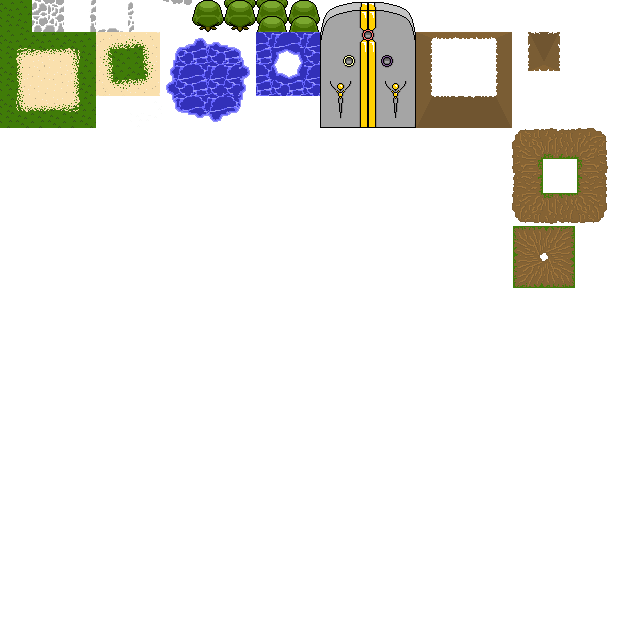
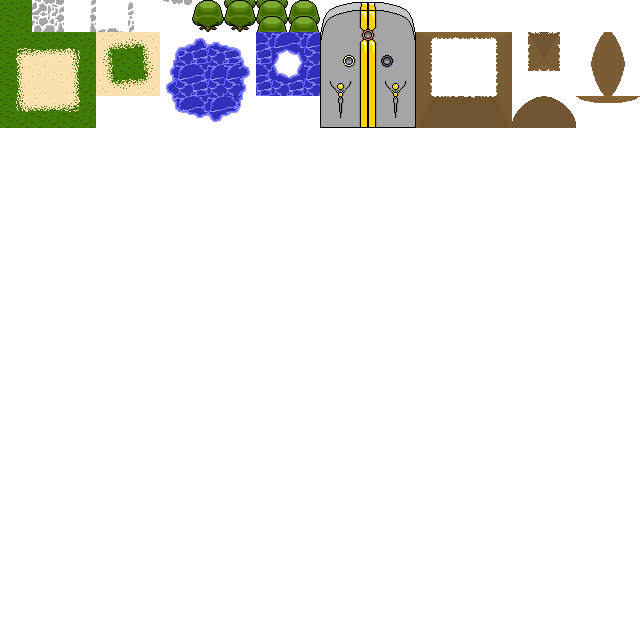
Two versions of the same layered image (640 x 640). Layer-by-layer changes:
painted on "Layer 0" over box(512, 32, 640, 288)
